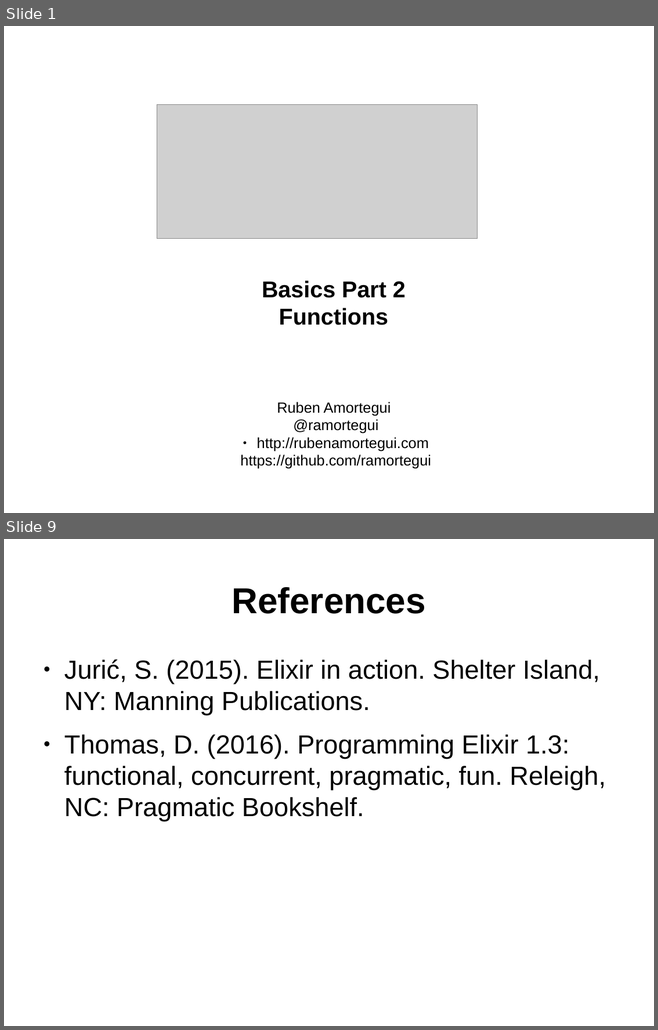
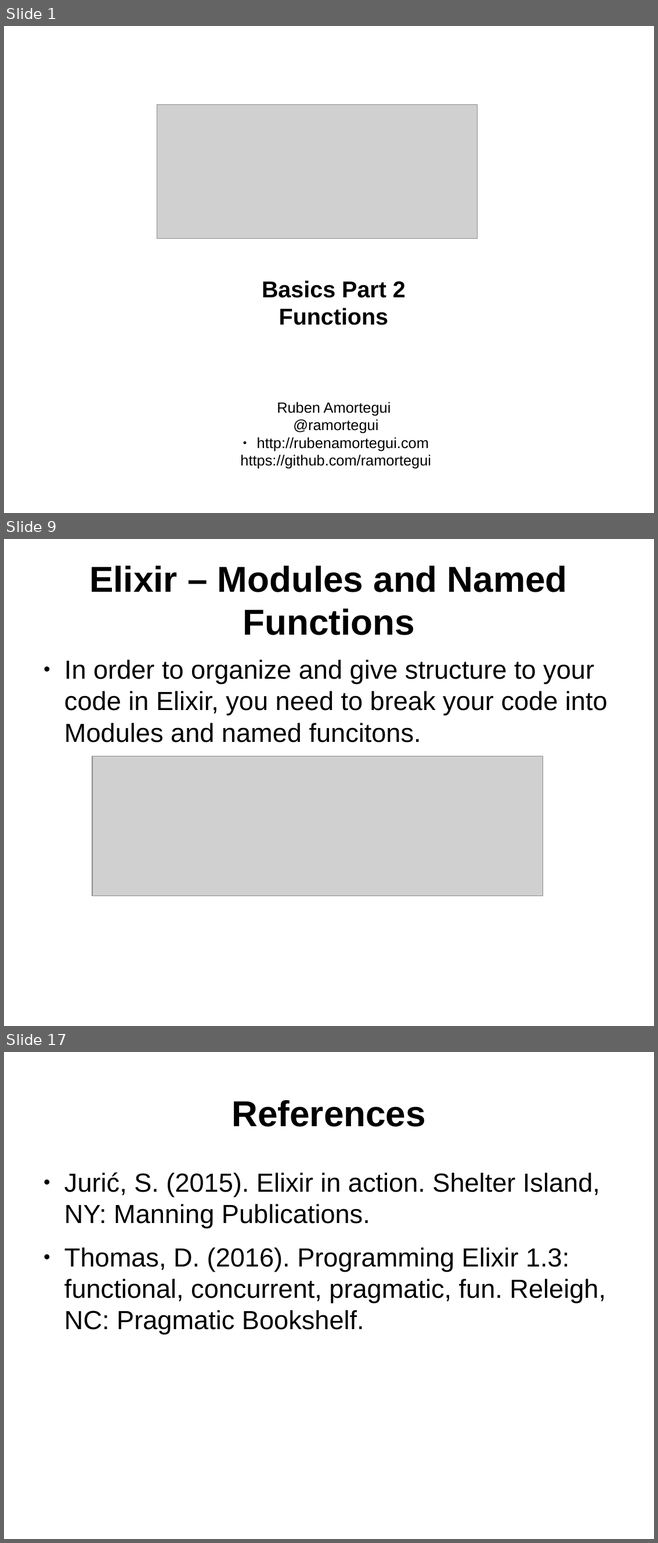
Before and after one commit to ramortegui/talks, a slide deck: elixir-basics-2.odp. Shown one above the other, each under a label of ours: slides 1 and 9 before the commit, slides 1, 9 and 17 after it; the slides between them are not shown. The pictures are 658x1030 and 658x1543 pixels, drawn with LibreOffice and Linux fonts; fonts in the diff are those of the drawing; grey boxes stand for pictures. Boxes give left, top, right and bottom in pixels: in the first picture for what was removed or moved away, otherwise in the second. Text is boxed around its words. In the diff, an @@ line names an element or a change of style, - is before the commit and + after.

Commit message:
Update agenda, add content for named,and anonymous functions.

```diff
--- a/elixir-basics-2.odp
+++ b/elixir-basics-2.odp
@@ slide 9 added at bbox=[4, 539, 654, 1026], background #FFFFFF @@
@@ title added at bbox=[89, 566, 567, 635], 44 pt, text #000000, bold @@
+Elixir – Modules and Named Functions
@@ text added at bbox=[64, 660, 607, 743], 32 pt, text #000000 @@
+● In order to organize and give structure to your code in Elixir, you need to break your code into Modules and named funcitons.
@@ picture added at bbox=[92, 756, 543, 896] @@
@@ what was slide 9 is now slide 17 @@
```
Also in this commit, not shown: 5 slides changed, 9 other slides added, 2 slides removed.
